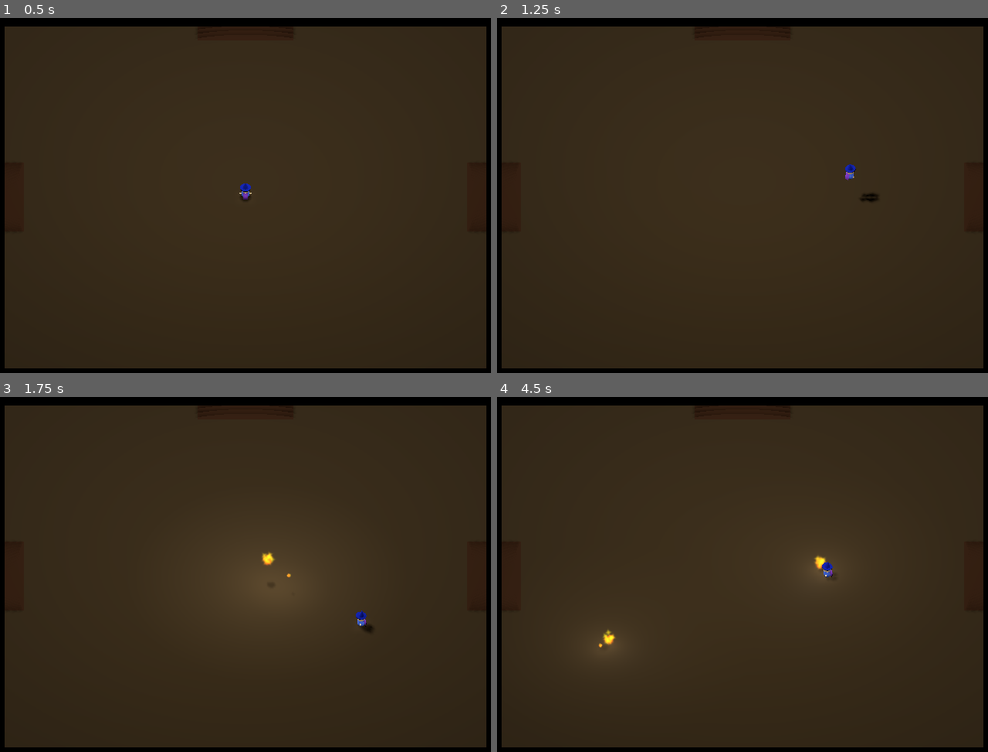
Above: before the commit, frames 1-4 (two rows, left to right).
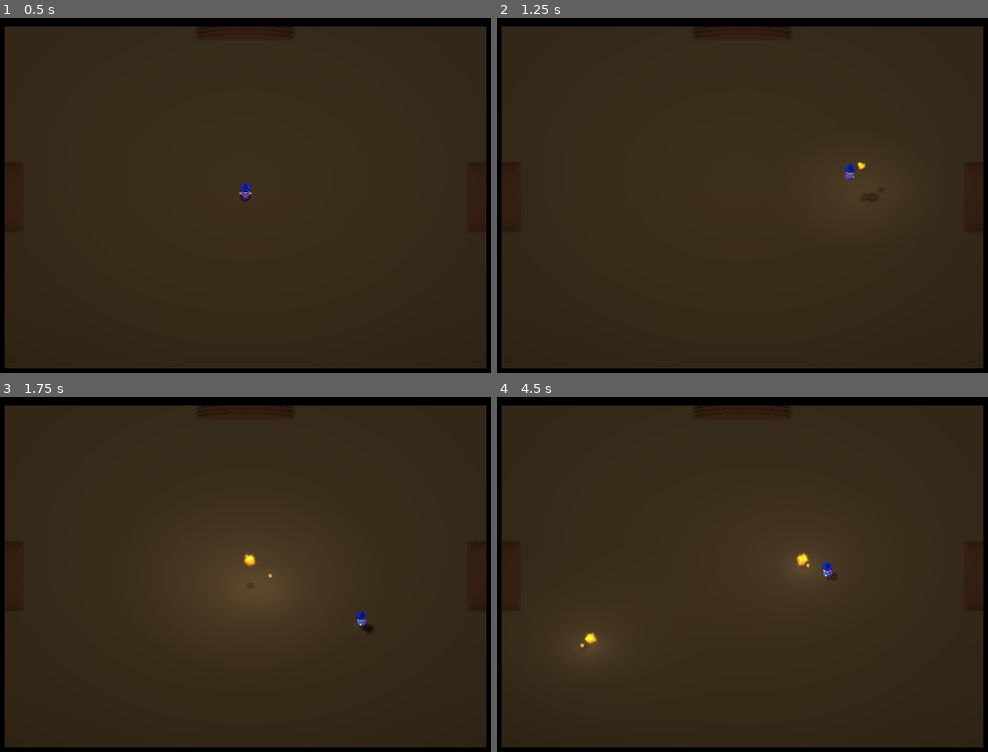
Above: after the commit, the same moments.

Repository: jaredbwasserman/game-jams
Game: Godot game, scene res://scenes/Main.tscn
Same seed, same stepped clock (60 frames per second), same inputs: the game is played once before the commit and once after it.
Inputs (mouse positions are in pixels of both pictures, inside the frame that each line leads up to):
- Up to frame 1 (0.5 s): no input
- Up to frame 2 (1.25 s): tap Enter at 0.5 s; move the mouse to (879, 177) at 0.52 s; press the mouse at (879, 177) at 0.53 s; hold Right (move_right) from 0.53 s (still down); tap Space (jump) at 0.77 s
- Up to frame 3 (1.75 s): move the mouse to (122, 595) at 1.27 s; release Right (move_right) at 1.28 s; release the mouse at (122, 595) at 1.28 s; hold Down (move_back) from 1.28 s (still down); click (122, 595) at 1.35 s; tap Space (jump) at 1.52 s
- Up to frame 4 (4.5 s): move the mouse to (806, 496) at 2.02 s; release Down (move_back) at 2.03 s; press the mouse at (806, 496) at 2.03 s; hold Right (move_right) 2.03-2.78 s; move the mouse to (713, 649) at 2.77 s; release the mouse at (713, 649) at 2.78 s; hold Up (move_forward) 2.78-3.53 s; click (713, 649) at 2.85 s; tap Space (jump) at 3.02, 3.77 s; move the mouse to (929, 631) at 3.52 s; press the mouse at (929, 631) at 3.53 s; hold Left (move_left) from 3.53 s (still down); move the mouse to (555, 521) at 4.27 s; release the mouse at (555, 521) at 4.28 s; click (555, 521) at 4.35 s

Frame 1 is identical in both runs. In frame 2, less than 0.1% of the frame differs, in the area x 72-78%, y 40-52%; in frame 3, 0.2%; in frame 4, 0.3%, in the area x 16-68%, y 43-71%.

Commit message:
Spell charge up visible

Diff:
--- a/bgj-2022-03/scenes/Fireball.tscn
+++ b/bgj-2022-03/scenes/Fireball.tscn
@@ -84,6 +84,7 @@
 
 [node name="CollisionShape" type="CollisionShape" parent="."]
 shape = SubResource( 1 )
+disabled = true
 
 [node name="VisibilityNotifier" type="VisibilityNotifier" parent="."]
 portal_mode = 3
--- a/bgj-2022-03/scripts/Fireball.gd
+++ b/bgj-2022-03/scripts/Fireball.gd
@@ -6,8 +6,72 @@
 # Minimum spell speed
 export var min_spell_speed = 10
 
+# Base spell light range
+export var base_spell_light_range = 10
+
+# Base spell light energy
+export var base_spell_light_energy = 0.5
+
+# Lower value means faster charge rate
+export var spell_mult_inverse = 15
+
+# Max spell power
+export var max_spell_power = 5
+
+# Raw spell charge
+var spell_charge_raw = 0
+
+# Spell charge
+var spell_charge = 0
+
 # Velocity of spell
 var velocity = Vector3.ZERO
+
+
+func add_charge(spell_charge_amount):
+	spell_charge_raw += spell_charge_amount
+
+	# Clamp charge
+	spell_charge = clamp(
+		spell_charge_raw / spell_mult_inverse,
+		1,
+		max_spell_power
+	)
+
+	# Update size
+	_update_spell_size()
+
+
+func _update_spell_size():
+	# Scale
+	$Spatial/Ball.set_scale(Vector3(spell_charge, spell_charge, spell_charge))
+	$Spatial/BallShadow.set_scale(Vector3(spell_charge, spell_charge, spell_charge))
+	$Spatial/BallParticles.set_scale(Vector3(spell_charge, spell_charge, spell_charge))
+	$CollisionShape.set_scale(Vector3(spell_charge, spell_charge, spell_charge))
+	$VisibilityNotifier.set_scale(Vector3(spell_charge, spell_charge, spell_charge))
+
+	# Light range
+	$Spatial/Light.omni_range = base_spell_light_range * spell_charge
+
+	# Light energy
+	$Spatial/Light.light_energy = base_spell_light_energy * spell_charge
+
+
+func shoot(new_rotation):
+	# Use global coordinates
+	set_as_toplevel(true)
+
+	# Update velocity
+	var speed = clamp(
+		base_spell_speed - ((spell_charge - 1) * 0.05 * base_spell_speed),
+		min_spell_speed,
+		base_spell_speed
+	)
+	velocity = Vector3.FORWARD * speed
+	velocity = velocity.rotated(Vector3.UP, new_rotation.y)
+
+	# Enable collisions
+	$CollisionShape.disabled = false
 
 
 func _physics_process(_delta):
@@ -18,32 +82,5 @@
 			queue_free()
 
 
-func initialize(new_position, new_rotation, spell_charge):
-	# Position
-	global_transform.origin = new_position
-
-	# Scale
-	$Spatial/Ball.set_scale(Vector3(spell_charge, spell_charge, spell_charge))
-	$Spatial/BallShadow.set_scale(Vector3(spell_charge, spell_charge, spell_charge))
-	$Spatial/BallParticles.set_scale(Vector3(spell_charge, spell_charge, spell_charge))
-	$CollisionShape.set_scale(Vector3(spell_charge, spell_charge, spell_charge))
-	$VisibilityNotifier.set_scale(Vector3(spell_charge, spell_charge, spell_charge))
-
-	# Light range
-	$Spatial/Light.omni_range *= spell_charge
-
-	# Light energy
-	$Spatial/Light.light_energy *= spell_charge
-
-	# Velocity
-	var speed = clamp(
-		base_spell_speed - ((spell_charge - 1) * 0.05 * base_spell_speed),
-		min_spell_speed,
-		base_spell_speed
-	)
-	velocity = Vector3.FORWARD * speed
-	velocity = velocity.rotated(Vector3.UP, new_rotation.y)
-
-
 func _on_VisibilityNotifier_camera_exited(camera):
 	queue_free()
--- a/bgj-2022-03/scripts/Player.gd
+++ b/bgj-2022-03/scripts/Player.gd
@@ -15,20 +15,11 @@
 # Spell to shoot
 export (PackedScene) var spell_scene
 
-# Lower value means faster charge rate
-export var spell_mult_inverse = 15
-
-# Max spell power
-export var max_spell_power = 5
-
 # Velocity of player
 var velocity = Vector3.ZERO
 
-# Spell charge of the player
-var spell_charge = 0
-
-# Room of player
-var room
+# Spell of player
+var spell
 
 
 func _physics_process(delta):
@@ -45,27 +36,15 @@
 
 	# Power up spell
 	if Input.is_action_pressed("shoot"):
-		spell_charge += 1
+		_init_spell_if_needed()
+		_update_spell_pos()
+		spell.add_charge(1)
 
 	# Shoot spell
 	if Input.is_action_just_released("shoot"):
-		var spell = spell_scene.instance()
-		room.add_child(spell)
-
-		# Clamp charge
-		spell_charge = clamp(
-			spell_charge / spell_mult_inverse,
-			1,
-			max_spell_power
-		)
-
-		# Init spell
-		spell.initialize(
-			$Pivot.global_transform.origin,
-			$Pivot.rotation,
-			spell_charge
-		)
-		spell_charge = 0
+		_init_spell_if_needed()
+		spell.shoot($Pivot.rotation)
+		spell = null
 
 	# Jump
 	if is_on_floor() and Input.is_action_just_pressed("jump"):
@@ -102,6 +81,18 @@
 	return space_state.intersect_ray(from, to, [], 16) # Collide with ground
 
 
+func _init_spell_if_needed():
+	if not spell:
+		spell = spell_scene.instance()
+		add_child(spell)
+		_update_spell_pos()
+
+
+func _update_spell_pos():
+	spell.set_translation(
+		Vector3(0, 0, -3).rotated(Vector3.UP, $Pivot.rotation.y)
+	)
+
+
 func _on_Area_area_entered(area):
 	emit_signal("new_room_entered", area)
-	room = area
Not shown, changed: bgj-2022-03/README.md
